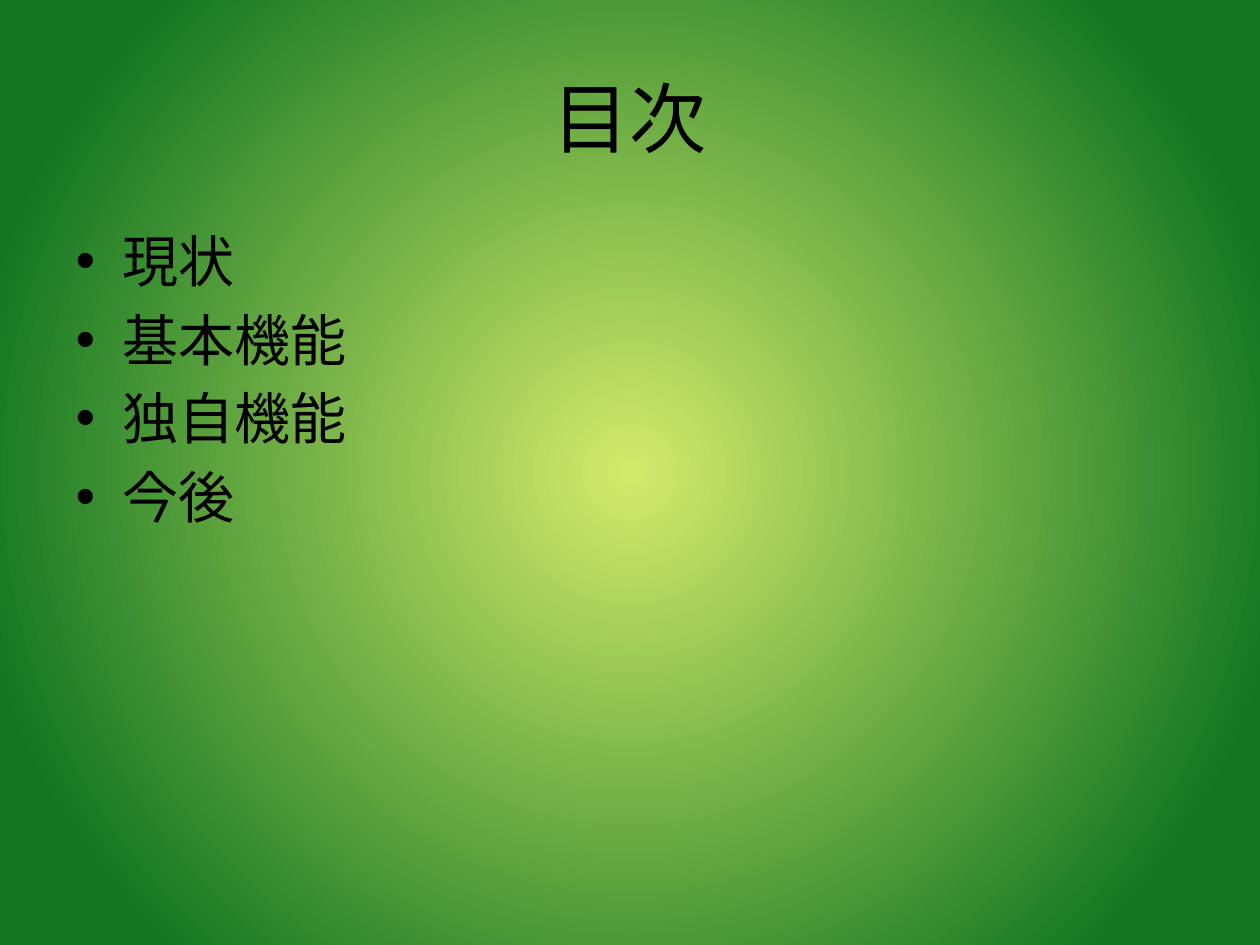
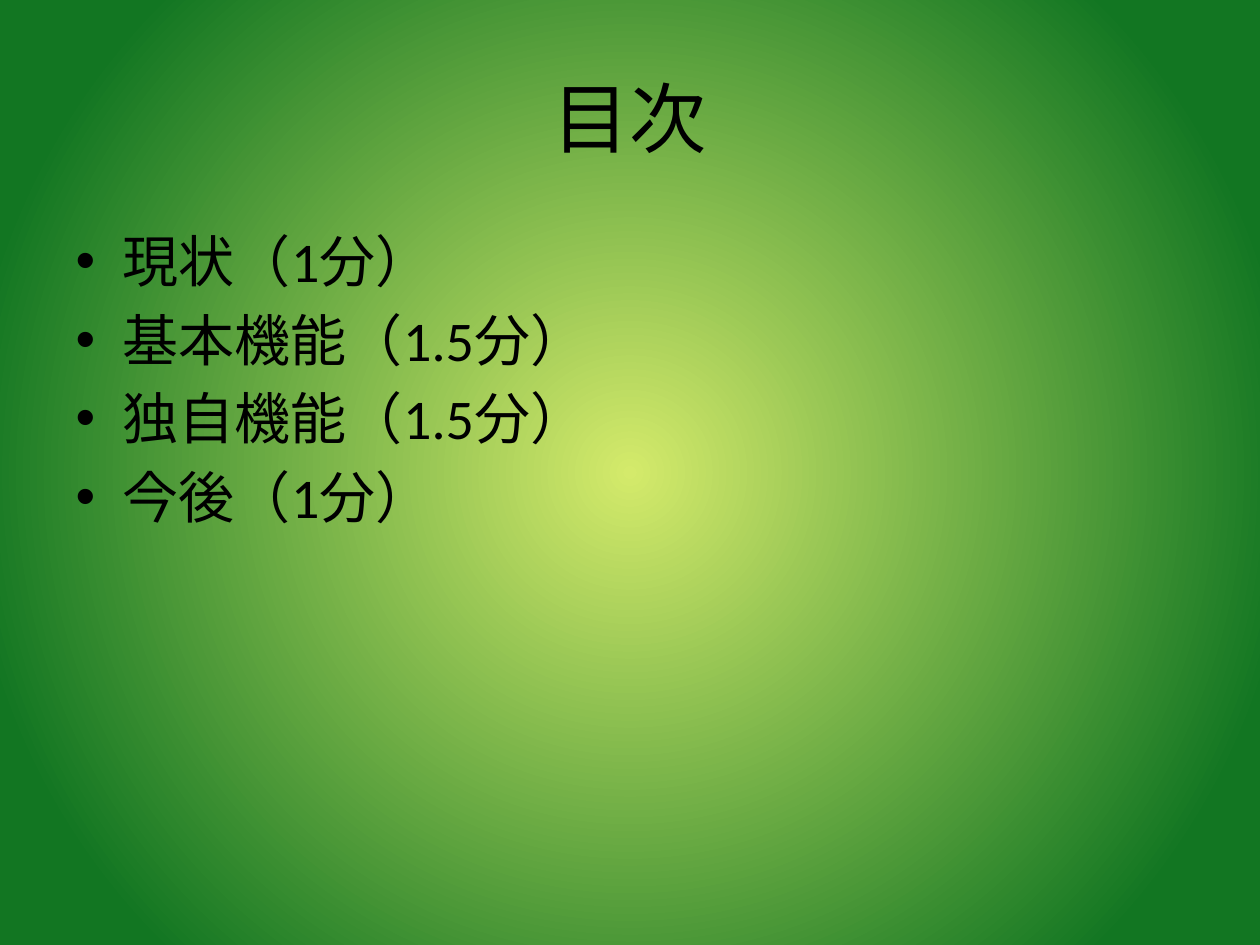
Before and after one commit to shigmas/viMarkdown, a slide deck: slide 3 of tech/ja/LT20260514/viMarkdown_LT.odp. Drawn at 1260x945 pixels with LibreOffice and Linux fonts; fonts in the diff are those of the drawing. Boxes give left, top, right and bottom in pixels: in the first picture for what was removed or moved away, otherwise in the second. Text is boxed around its words. In the diff, an @@ line names an element or a change of style, - is before the commit and + after.

```diff
--- a/tech/ja/LT20260514/viMarkdown_LT.odp
+++ b/tech/ja/LT20260514/viMarkdown_LT.odp
@@ text at (x1=123, y1=234, x2=586, y2=532): text changed @@
-• 現状
-• 基本機能
-• 独自機能
-• 今後
+• 現状（1分）
+• 基本機能（1.5分）
+• 独自機能（1.5分）
+• 今後（1分）
```
Also in this commit, not shown: 4 other slides changed, 3 slides added, 3 other files.
